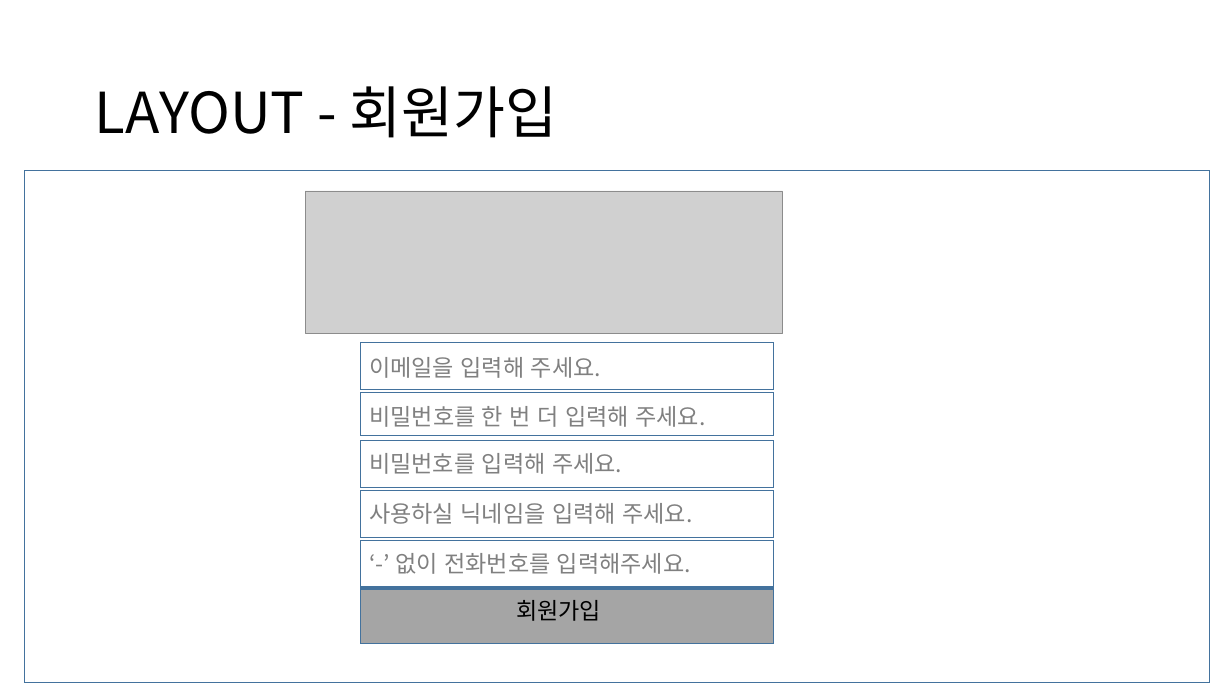
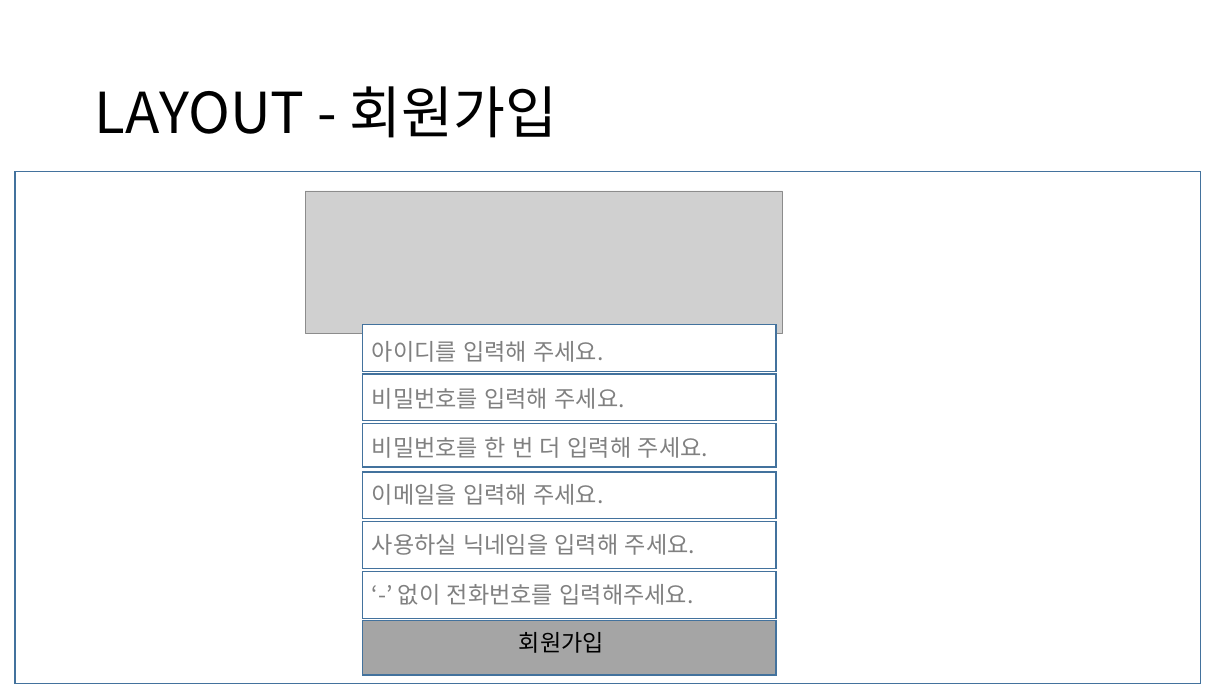
Before and after one commit to Camelllia/BaeminApplication, a slide deck: slide 9 of 202131205_김승진_실무게임프로그래밍_기획서.pptx (slide 8 before the commit). Drawn at 1232x693 pixels with LibreOffice and Linux fonts; fonts in the diff are those of the drawing; grey boxes stand for pictures. Boxes give left, top, right and bottom in pixels: in the first picture for what was removed or moved away, otherwise in the second. Text is boxed around its words. In the diff, an @@ line names an element or a change of style, - is before the commit and + after.

```diff
--- a/202131205_김승진_실무게임프로그래밍_기획서.pptx
+++ b/202131205_김승진_실무게임프로그래밍_기획서.pptx
@@ rectangle: place and size @@
-rectangle at [24,171,1210,683]
+rectangle at [15,171,1201,683]
@@ rectangle added at [363,324,776,372], fill #FFFFFF, outline #43739E 1 pt @@
@@ text added at [372,341,603,362], 18 pt, text #808080 @@
+아이디를 입력해 주세요.
@@ text at [372,388,625,409]: text changed @@
-이메일을 입력해 주세요.
+비밀번호를 입력해 주세요.
@@ text at [372,484,603,505]: text changed @@
-비밀번호를 입력해 주세요.
+이메일을 입력해 주세요.
@@ 6 rectangles, 4 texts: place and size @@
-6 rectangles, 4 texts at [360,343,774,644]
+6 rectangles, 4 texts at [363,374,776,675]
```
Also in this commit, not shown: 2 other slides changed, 7 slides added, 1 slide removed, 4 other files.
